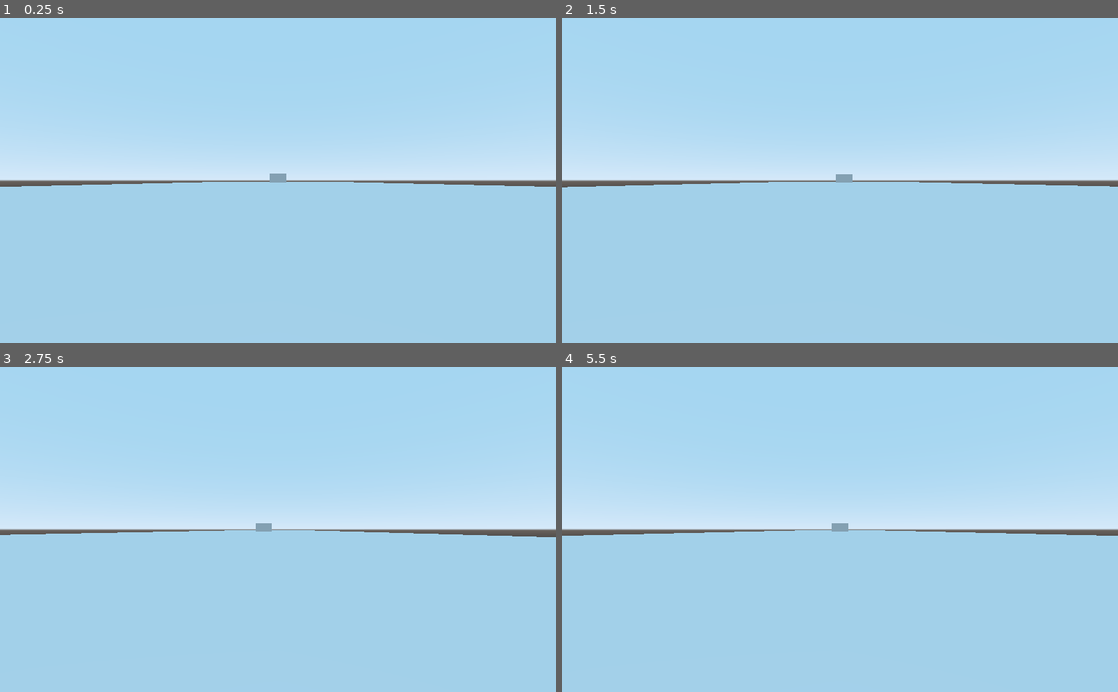
Above: before the commit, frames 1-4 (two rows, left to right).
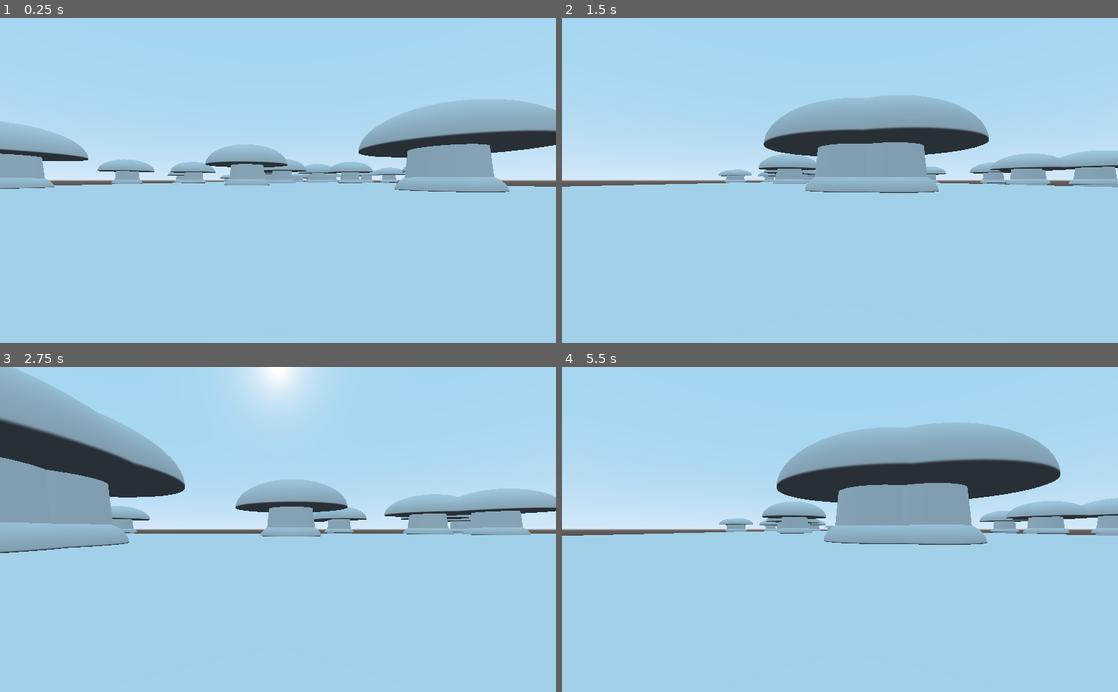
Above: after the commit, the same moments.

Repository: the-alex-g/LD47
Game: Godot game, scene res://Main.tscn
The game is run twice, just before and just after one commit, with the same random seed, the same clock (stepped at 60 frames per second) and the same inputs.
Inputs:
- Up to frame 1 (0.25 s): no input
- Up to frame 2 (1.5 s): tap Enter at 0.5 s; hold Right (Right) 0.53-1.28 s; hold Down (Backward) from 1.28 s (still down)
- Up to frame 3 (2.75 s): release Down (Backward) at 2.03 s; hold Right (Right) from 2.03 s (still down)
- Up to frame 4 (5.5 s): release Right (Right) at 2.78 s; hold Up (Forward) 2.78-3.53 s; hold Left (Left) 3.53-5.03 s; hold Down (Backward) from 5.03 s (still down)

The runs differ from the first frame. In frame 1, 12% of the frame differs, in the area x 0-100%, y 25-54%; in frame 2, 12%; in frame 3, 20%, in the area x 0-100%, y 0-58%; in frame 4, 16%.

Commit message:
Start making player rotate when moved

Diff:
--- a/Main.gd
+++ b/Main.gd
@@ -1,13 +1,21 @@
 extends MeshInstance
+
+const shroom := preload("res://Mushroom.tscn")
 
 onready var player = $Player
 onready var left:Position3D = $Boundaries/Left
 onready var right:Position3D = $Boundaries/Right
 onready var front:Position3D = $Boundaries/Front
 onready var back:Position3D = $Boundaries/Back
+onready var Shrooms:Spatial = $Shrooms
 
 func _ready():
+	randomize()
 	player.left_boundary = left.get_global_transform().origin.z
 	player.right_boundary = right.get_global_transform().origin.z
 	player.front_boundary = front.get_global_transform().origin.x
 	player.back_boundary = back.get_global_transform().origin.x
+	for _x in 100:
+		var Shroom = shroom.instance()
+		Shroom.transform.origin = Vector3(rand_range(-100, 100), 0, rand_range(-20,20))
+		Shrooms.add_child(Shroom)
--- a/Main.tscn
+++ b/Main.tscn
@@ -1,12 +1,10 @@
-[gd_scene load_steps=5 format=2]
+[gd_scene load_steps=4 format=2]
 
 [ext_resource path="res://Main.gd" type="Script" id=1]
 [ext_resource path="res://Player.tscn" type="PackedScene" id=2]
 
 [sub_resource type="PlaneMesh" id=1]
 size = Vector2( 100, 20 )
-
-[sub_resource type="CubeMesh" id=2]
 
 [node name="MeshInstance" type="MeshInstance"]
 mesh = SubResource( 1 )
@@ -33,7 +31,4 @@
 [node name="Back" type="Position3D" parent="Boundaries"]
 transform = Transform( 1, 0, 0, 0, 1, 0, 0, 0, 1, -20, 0, 0 )
 
-[node name="MeshInstance" type="MeshInstance" parent="."]
-transform = Transform( 1, 0, 0, 0, 1, 0, 0, 0, 1, 27.8235, 0, 0 )
-mesh = SubResource( 2 )
-material/0 = null
+[node name="Shrooms" type="Spatial" parent="."]
--- /dev/null
+++ b/Mushroom.tscn
@@ -0,0 +1,37 @@
+[gd_scene load_steps=5 format=2]
+
+[sub_resource type="CylinderShape" id=5]
+height = 2.82168
+
+[sub_resource type="CylinderMesh" id=2]
+top_radius = 0.8
+
+[sub_resource type="SphereMesh" id=3]
+radius = 2.0
+height = 1.0
+is_hemisphere = true
+
+[sub_resource type="SphereMesh" id=4]
+radius = 1.1
+height = 0.5
+is_hemisphere = true
+
+[node name="Mushroom" type="StaticBody"]
+transform = Transform( 1, 0, 0, 0, 1, 0, 0, 0, 1, 0, 0.98654, 0 )
+
+[node name="CollisionShape" type="CollisionShape" parent="."]
+transform = Transform( 1, 0, 0, 0, 1, 0, 0, 0, 1, 0, 0.441156, 0 )
+shape = SubResource( 5 )
+
+[node name="Stalk" type="MeshInstance" parent="."]
+mesh = SubResource( 2 )
+material/0 = null
+
+[node name="Cap" type="MeshInstance" parent="."]
+transform = Transform( 1, 0, 0, 0, 1, 0, 0, 0, 1, 0, 0.993047, 0 )
+mesh = SubResource( 3 )
+material/0 = null
+
+[node name="Frill" type="MeshInstance" parent="."]
+mesh = SubResource( 4 )
+material/0 = null
--- a/Player.gd
+++ b/Player.gd
@@ -17,6 +17,8 @@
 	if Input.is_action_pressed("Backward"):
 		velocity.x -= 1
 	velocity = velocity.normalized()*speed*delta
+	var angle := rad2deg(velocity.angle())
+	rotation_degrees = Vector3(0,angle,0)
 	var error = move_and_slide_with_snap(Vector3(velocity.x, 0, velocity.y), Vector3(0,-1,0))
 	if get_global_transform().origin.z >= right_boundary:
 		global_transform.origin.z = left_boundary+1
